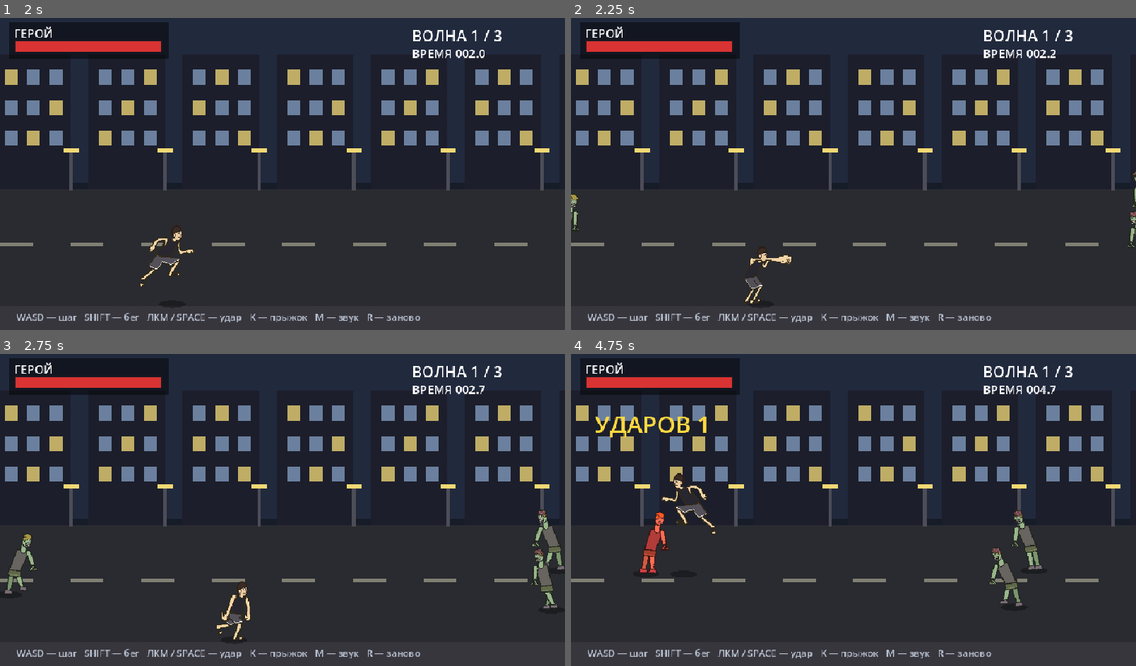
Above: before the commit, frames 1-4 (two rows, left to right).
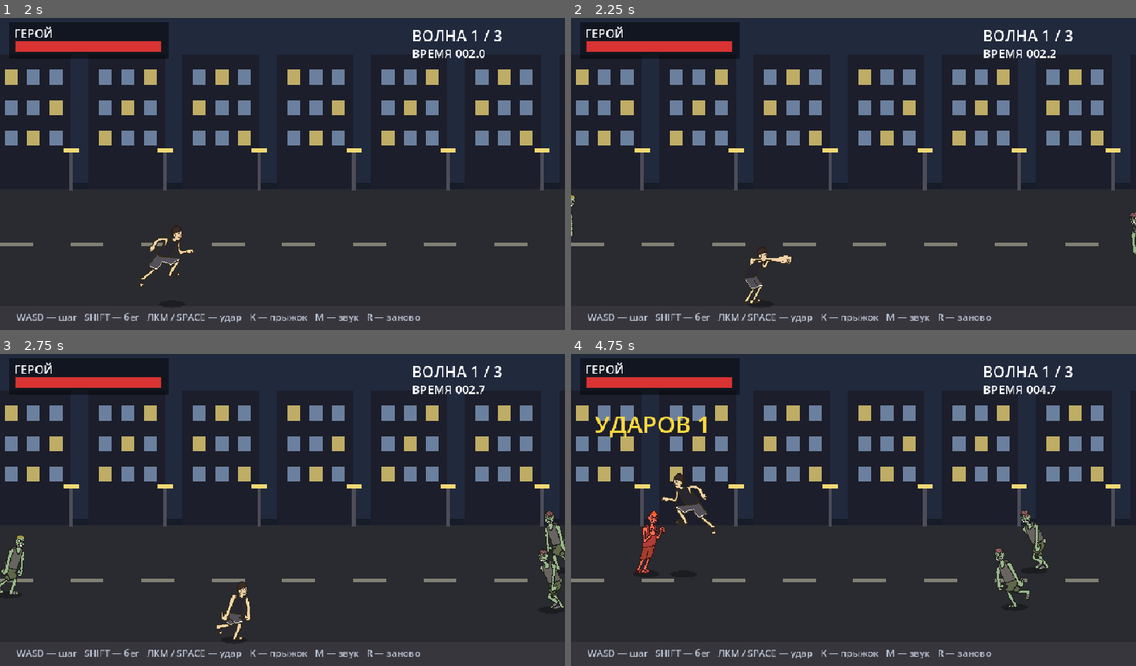
Above: after the commit, the same moments.

Repository: Kirtus228/zombie-beat
Game: Godot game, scene res://main.tscn
Two runs of this game, one before a commit and one after it. Both use one fixed random seed, a clock stepped at 60 frames per second and the inputs below. Sound files missing from this copy of the repository are replaced by a short silence.
Inputs (mouse positions are in pixels of both pictures, inside the frame that each line leads up to):
- Up to frame 1 (2 s): tap Enter at 0.5 s; move the mouse to (406, 155) at 0.52 s; hold D (move_right) 0.53-1.28 s; click (406, 155) at 0.6 s; tap K (jump) at 0.77, 1.52 s; move the mouse to (169, 186) at 1.27 s; hold S (move_down) from 1.28 s (still down); tap Shift (run) at 1.35 s
- Up to frame 2 (2.25 s): move the mouse to (910, 102) at 2.02 s; release S (move_down) at 2.03 s; hold D (move_right) from 2.03 s (still down); tap Space at 2.1 s
- Up to frame 3 (2.75 s): keep holding D (move_right)
- Up to frame 4 (4.75 s): move the mouse to (825, 572) at 2.77 s; release D (move_right) at 2.78 s; hold W (move_up) 2.78-3.53 s; click (825, 572) at 2.85 s; tap K (jump) at 3.02, 3.77, 4.52 s; move the mouse to (1023, 553) at 3.52 s; hold Shift (run) 3.53-4.28 s; hold A (move_left) from 3.53 s (still down); move the mouse to (684, 460) at 4.27 s; tap Space at 4.35 s

Frame 1 is identical in both runs. In frame 2, 0.2% of the frame differs, in the area x 0-100%, y 49-76%; in frame 3, 1.2%; in frame 4, 1.3%, in the area x 11-85%, y 49-82%.

Commit message:
zombies: back to the pack model; attack from pack claw frames (4 beats), hunch/rocking/stumble kept

Diff:
--- a/scripts/fighter.gd
+++ b/scripts/fighter.gd
@@ -21,10 +21,8 @@
 # Свои кадры зомби (tools/draw_zombie.ps1): шаркающая походка и удар сверху.
 # Сделаны параметрически, чтобы силуэт читался как зомби, а не как человек.
 # стойка зомби своя, чтобы при остановке не мигали кадры пака другой пропорции
-const Z_IDLE_FRAMES: Array[String] = ["z_idle"]
-const Z_WALK_FRAMES: Array[String] = ["z_walk_0", "z_walk_1", "z_walk_2", "z_walk_3", "z_walk_4", "z_walk_5"]
-const Z_ATK_FRAMES: Array[String] = ["z_atk_1", "z_atk_2", "z_atk_2", "z_atk_3", "z_atk_4"]
-const Z_READY_FRAME := "z_atk_0"   # замах: когти над головой, пасть раскрыта
+const Z_ATK_FRAMES: Array[String] = ["falling", "punch2_1", "punch2_1", "falling"]
+const Z_READY_FRAME := "punch2_0"
 const Z_WALK_FPS := 6.5             # походка зомби медленнее человеческой (у героя 12)
 const JUMP_TIME := 0.52    # прыжок: время в воздухе
 const JUMP_H := 58.0       # высота дуги прыжка, px
@@ -98,15 +96,9 @@
 		if i == 1 or i == 2:
 			continue
 		walking.append("walk_%d" % i)
-	if is_enemy:
-		_add(sf, "idle", Z_IDLE_FRAMES, 4.0, true)
-	else:
-		_add(sf, "idle", ["idle"], 4.0, true)
-	# у зомби своя шаркающая походка (6 кадров), у героя — кадры пака
-	if is_enemy:
-		_add(sf, "walk", Z_WALK_FRAMES, Z_WALK_FPS, true)
-	else:
-		_add(sf, "walk", walking, 12.0, true)
+	_add(sf, "idle", ["idle"], 4.0, true)
+	# у зомби шаг заметно медленнее: тянет ноги
+	_add(sf, "walk", walking, Z_WALK_FPS if is_enemy else 12.0, true)
 	if not is_enemy:
 		# медленнее и с двумя проходами по кадрам: успевает читаться кадр с вытянутой рукой
 		_add(sf, "punch1", ["punch1_0", "punch1_1", "punch1_1", "punch1_1"], 10.0, false)
--- /dev/null
+++ b/tools/dbg_frames.gd
@@ -0,0 +1,14 @@
+extends SceneTree
+func _init() -> void:
+	var F = load("res://scripts/fighter.gd")
+	print("Z_ATK_FRAMES=", F.Z_ATK_FRAMES)
+	print("Z_READY=", F.Z_READY_FRAME)
+	var e = F.new()
+	e.configure(82.0, 90, 5, true, true)
+	var sf = e._build_frames()
+	print("z_ready frames=", sf.get_frame_count("z_ready"))
+	var p: String = e.frames_dir + "/punch2_1.png"
+	print("path=", p, " exists=", ResourceLoader.exists(p))
+	var tex = load(p)
+	print("tex=", tex)
+	quit(0)
Binary file removed: assets/zombie/z_atk_0.png
Not shown, removed: assets/zombie/z_atk_0.png.import
Binary file removed: assets/zombie/z_atk_1.png
Not shown, removed: assets/zombie/z_atk_1.png.import
Binary file removed: assets/zombie/z_atk_2.png
Not shown, removed: assets/zombie/z_atk_2.png.import
Binary file removed: assets/zombie/z_atk_3.png
Not shown, removed: assets/zombie/z_atk_3.png.import
Binary file removed: assets/zombie/z_atk_4.png
Not shown, removed: assets/zombie/z_atk_4.png.import
Binary file removed: assets/zombie/z_idle.png
Not shown, removed: assets/zombie/z_idle.png.import
(and 42 more such lines)
